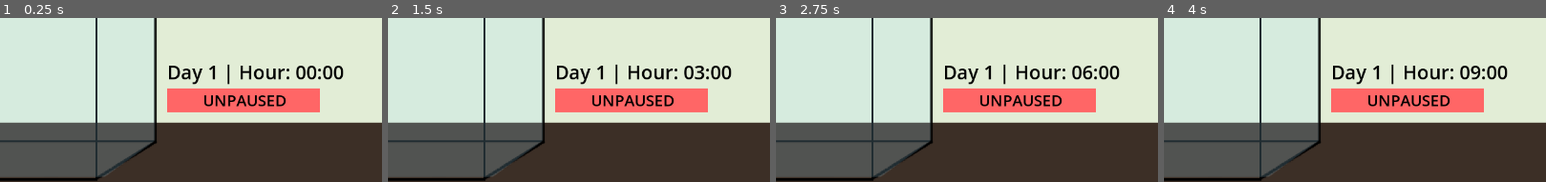
Above: before the commit, frames 1-4 (left to right).
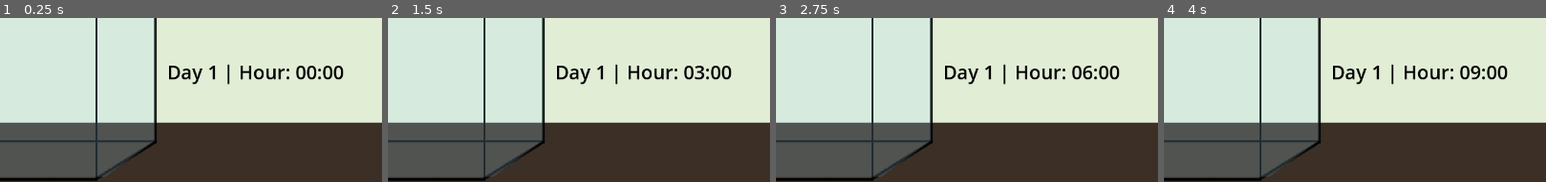
Above: after the commit, the same moments.

Repository: jac192133/Ecobana
Game: Godot game, scene res://scenes/RoomScene.tscn
Same seed, same stepped clock (60 frames per second), same inputs: the game is played once before the commit and once after it.
Inputs:
- Up to frame 1 (0.25 s): no input
- Up to frame 2 (1.5 s): tap Enter at 1.25 s
- Up to frame 3 (2.75 s): tap Space (pause_toggle) at 2 s
- Up to frame 4 (4 s): tap Enter at 2.75 s; tap Space (pause_toggle) at 3.5 s
The pictures show only the part of the screen within x 50-100%, y 39-89%; the shares and areas given below are measured in that part.

The runs differ from the first frame. In frame 1, 5.8% of the frame differs, in the area x 43-84%, y 43-58%; in frame 2, 5.8%; in frame 3, 5.8%; in frame 4, 5.8%.

Commit message:
temporarily removed button for rebuild

Diff:
--- a/godotecobana/scenes/RoomScene.tscn
+++ b/godotecobana/scenes/RoomScene.tscn
@@ -6,15 +6,12 @@
 [ext_resource type="Texture2D" uid="uid://cmwfw2bvbrch2" path="res://assets/water.png" id="5_6y8bk"]
 [ext_resource type="Shader" path="res://shaders/water_shader.gdshader" id="5_ars8m"]
 [ext_resource type="Script" path="res://scenes/time_manager.gd" id="7_pvwk2"]
-[ext_resource type="Script" path="res://scenes/pause_button.gd" id="8_erqau"]
 [ext_resource type="Script" path="res://scenes/calender_label.gd" id="8_yqss7"]
 
 [sub_resource type="ShaderMaterial" id="ShaderMaterial_b8m4u"]
 shader = ExtResource("5_ars8m")
 shader_parameter/transparency = 0.0
 shader_parameter/water_texture = ExtResource("5_6y8bk")
-
-[sub_resource type="Theme" id="Theme_1vjwf"]
 
 [node name="RoomScene" type="Node2D"]
 texture_filter = 1
@@ -64,26 +61,4 @@
 text = "day 1"
 script = ExtResource("8_yqss7")
 
-[node name="PauseButton" type="ColorRect" parent="Control"]
-layout_mode = 0
-offset_left = 346.0
-offset_top = 234.0
-offset_right = 602.0
-offset_bottom = 274.0
-color = Color(1, 0.4, 0.4, 1)
-script = ExtResource("8_erqau")
-
-[node name="PauseLabel" type="Label" parent="Control/PauseButton"]
-layout_mode = 0
-offset_left = 60.0
-offset_top = 2.0
-offset_right = 200.0
-offset_bottom = 38.0
-theme = SubResource("Theme_1vjwf")
-theme_override_colors/font_color = Color(0, 0, 0, 1)
-theme_override_font_sizes/font_size = 26
-text = "UNPAUSED"
-horizontal_alignment = 1
-vertical_alignment = 1
-
 [connection signal="time_updated" from="TimeManager" to="Control/CalenderLabel" method="_on_time_manager_time_updated"]
--- a/godotecobana/scenes/pause_button.gd
+++ b/godotecobana/scenes/pause_button.gd
@@ -1,39 +1,26 @@
-extends Button
+extends ColorRect  # ✅ Fix: Change from Button to ColorRect
 
 func _ready():
-	# Ensure the game starts in a paused state
-	get_tree().paused = true
-	# Update the button's appearance to reflect the paused state
+	get_tree().paused = true  # Start game paused
 	update_button_appearance()
-	# Connect the button's pressed signal to toggle_pause
-	self.pressed.connect(_on_PauseButton_pressed)
-	# Set the button to ignore focus to prevent Spacebar activation issues
-	focus_mode = Control.FOCUS_NONE
-	# Ensure the script always processes input
-	process_mode = Node.PROCESS_MODE_ALWAYS
+	set_process_input(true)
 
 func _input(event):
 	if event.is_action_pressed("pause_toggle"):
 		toggle_pause()
 
-func _on_PauseButton_pressed():
-	toggle_pause()
-
 func toggle_pause():
-	# Toggle the paused state
 	get_tree().paused = not get_tree().paused
-	# Update the button's appearance based on the new state
 	update_button_appearance()
 
 func update_button_appearance():
 	var style = StyleBoxFlat.new()
 
 	if get_tree().paused:
-		text = "PAUSED"
-		style.bg_color = Color(0.678, 0.847, 0.902) # Light blue
+		style.bg_color = Color(0.678, 0.847, 0.902)  # Light blue
+		self.get_parent().get_node("PauseLabel").text = "PAUSED"  # Assuming PauseLabel is inside
 	else:
-		text = "UNPAUSED"
-		style.bg_color = Color(1.0, 0.627, 0.478) # Light red
+		style.bg_color = Color(1.0, 0.627, 0.478)  # Light red
+		self.get_parent().get_node("PauseLabel").text = "UNPAUSED"
 
-	add_theme_color_override("font_color", Color(0, 0, 0))  # ✅ Black text
-	set("theme_override_styles/panel", style)  # ✅ Corrected way to override button color
+	self.set("theme_override_styles/panel", style)  # Corrected way to change color
Not shown: 1 places in godotecobana/scenes/RoomScene.tscn that only renumber resources
